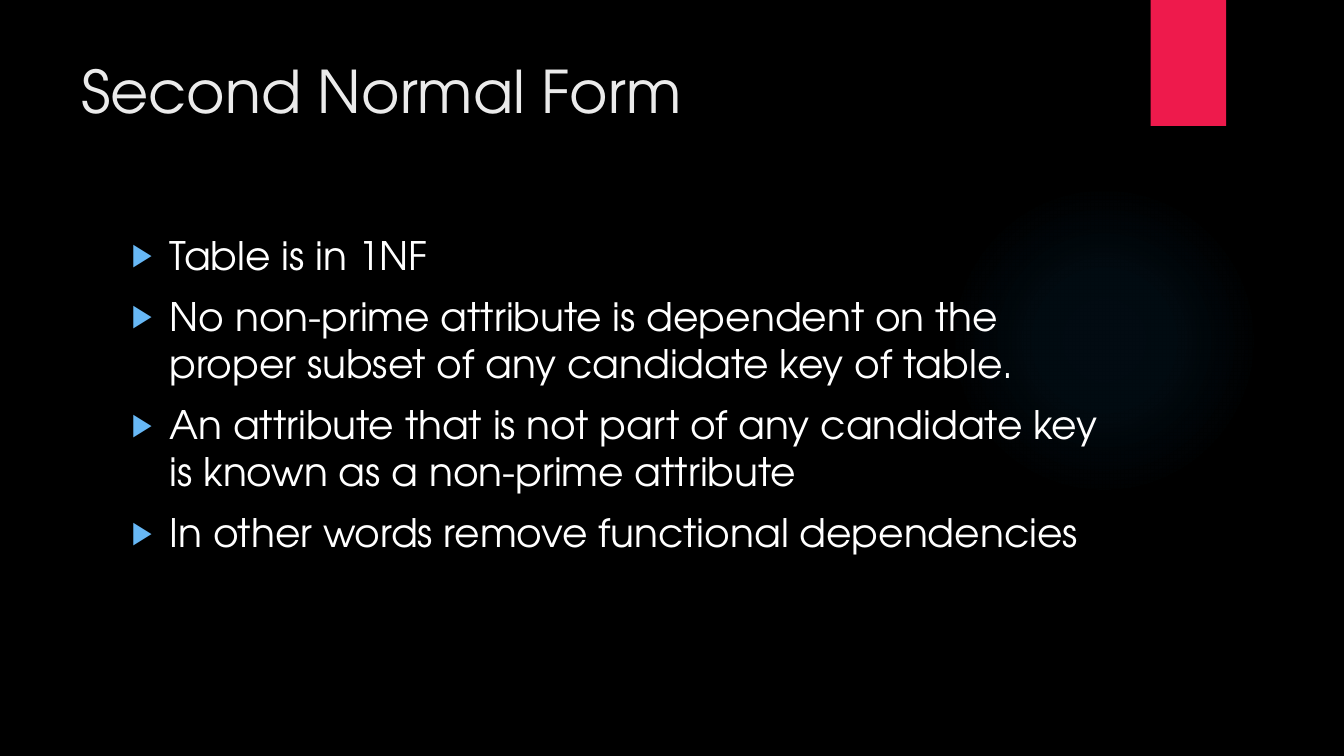
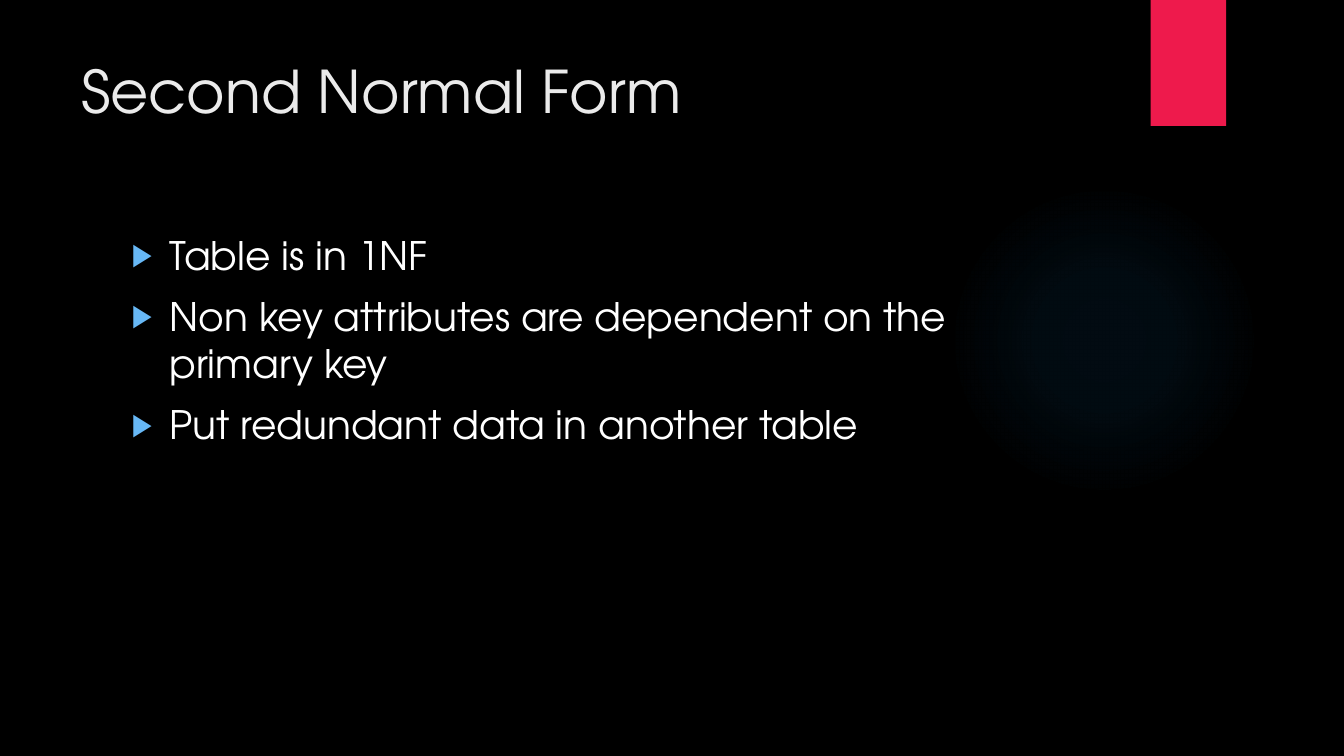
Before and after one commit to LogolsLLC/Logols-May2018, a slide deck: slide 12 of Slides/11_DataModeling_TrainingPlan.pptx. Drawn at 1344x756 pixels with LibreOffice and Linux fonts; fonts in the diff are those of the drawing; background and template pictures are left out. Boxes give left, top, right and bottom in pixels: in the first picture for what was removed or moved away, otherwise in the second. Text is boxed around its words. In the diff, an @@ line names an element or a change of style, - is before the commit and + after.

Commit message:
Data Modeling updates

```diff
--- a/Slides/11_DataModeling_TrainingPlan.pptx
+++ b/Slides/11_DataModeling_TrainingPlan.pptx
@@ text at [170,302,947,440]: text changed @@
-▶ No non-prime attribute is dependent on the proper subset of any candidate key of table.
-▶ An attribute that is not part of any candidate key is known as a non-prime attribute
-▶ In other words remove functional dependencies
+▶ Non key attributes are dependent on the primary key
+▶ Put redundant data in another table
```
Also in this commit, not shown: 3 other slides changed, 1 other file.
